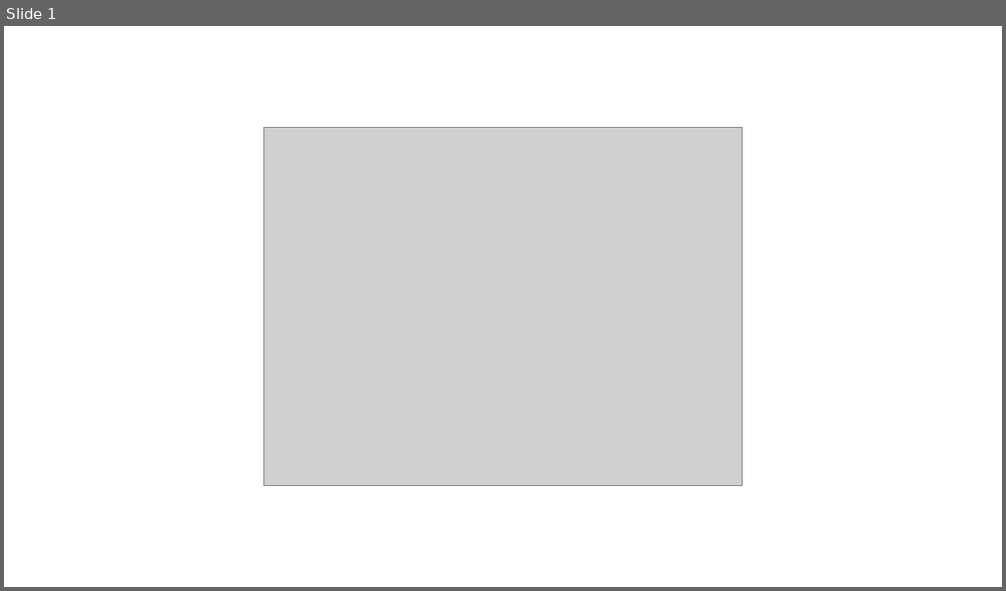
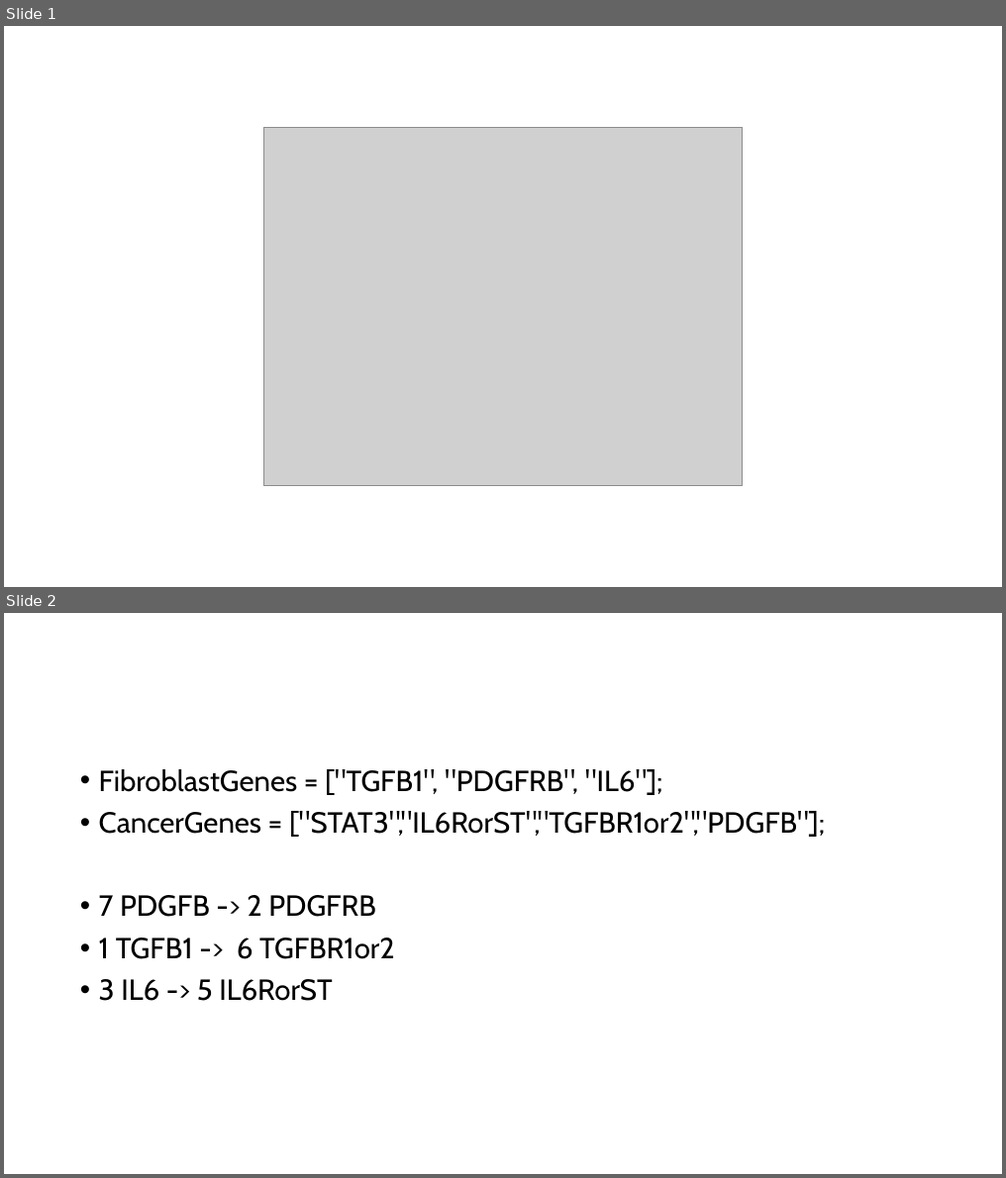
Before and after one commit to cailab-tamu/QuantumXCT, a slide deck: manuscript/Dataset_8_PDGF_signaling_slows_ovarian_cancer GSM7019822_GSM7019823_GSM7019824/new_analysis/Presentation.pptx. Shown one above the other, each under a label of ours: slide 1 before the commit, slides 1 and 2 after it. The pictures are 1006x591 and 1006x1178 pixels, drawn with LibreOffice and Linux fonts; fonts in the diff are those of the drawing; grey boxes stand for pictures. Boxes give left, top, right and bottom in pixels: in the first picture for what was removed or moved away, otherwise in the second. Text is boxed around its words. In the diff, an @@ line names an element or a change of style, - is before the commit and + after.

```diff
--- a/manuscript/Dataset_8_PDGF_signaling_slows_ovarian_cancer GSM7019822_GSM7019823_GSM7019824/new_analysis/Presentation.pptx
+++ b/manuscript/Dataset_8_PDGF_signaling_slows_ovarian_cancer GSM7019822_GSM7019823_GSM7019824/new_analysis/Presentation.pptx
@@ slide 2 added at [4,613,1002,1174], background #FFFFFF @@
@@ text added at [99,769,825,1001], 28 pt, text #000000 @@
+• FibroblastGenes = ["TGFB1", "PDGFRB", "IL6"];
+• CancerGenes = ["STAT3","IL6RorST","TGFBR1or2","PDGFB"];
+• 7 PDGFB -> 2 PDGFRB
+• 1 TGFB1 -> 6 TGFBR1or2
+• 3 IL6 -> 5 IL6RorST
```
Also in this commit, not shown: 1 other slide added, 2 other files.
